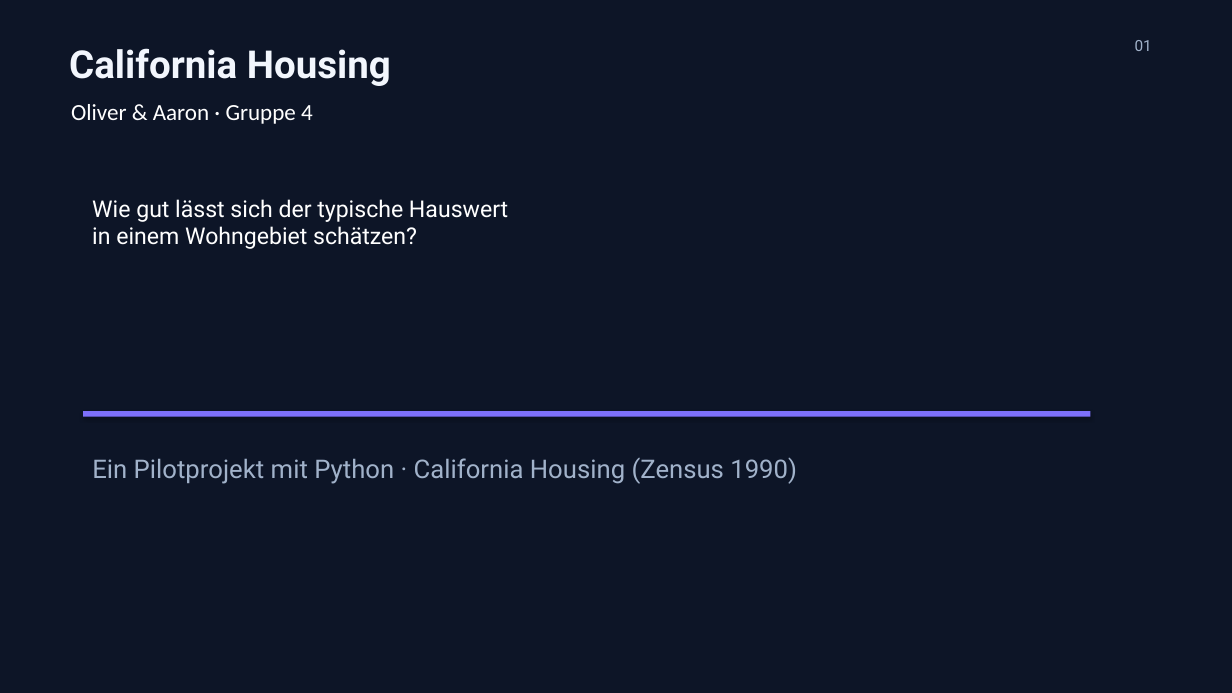
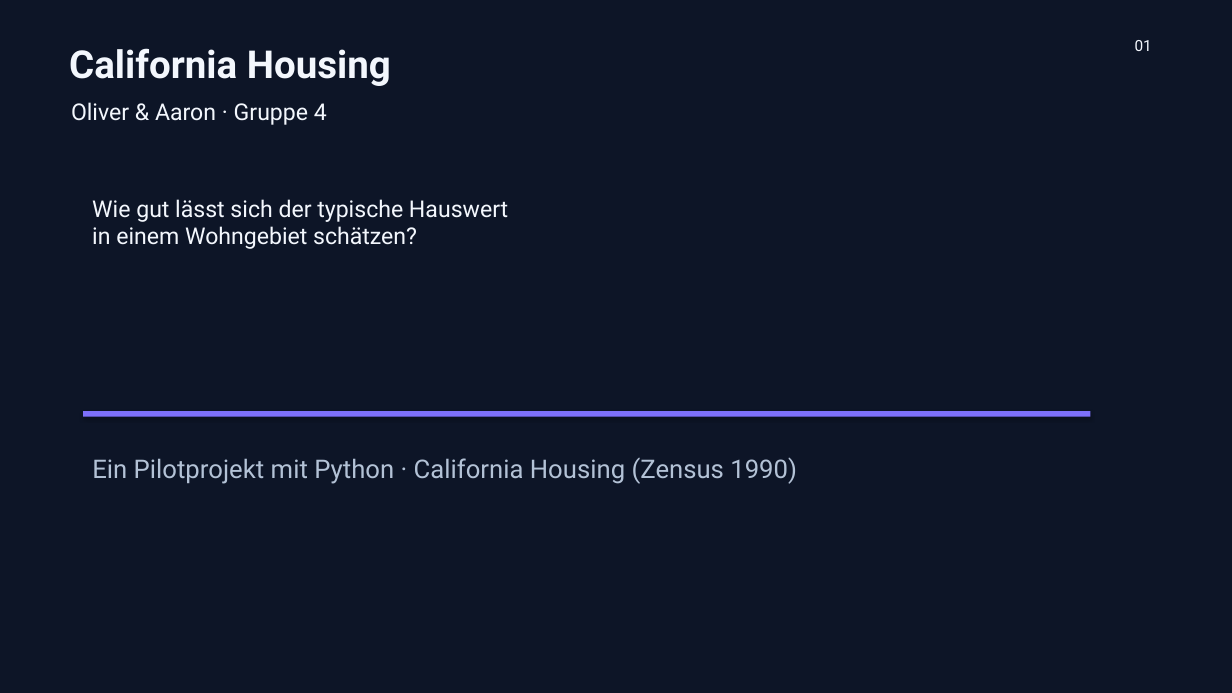
Before and after one commit to aaronddecker/california-housing-ml, a slide deck: slide 1 of presentation/abschlusspraesentation.pptx. Drawn at 1232x693 pixels with LibreOffice and Linux fonts; fonts in the diff are those of the drawing. Boxes give left, top, right and bottom in pixels: in the first picture for what was removed or moved away, otherwise in the second. Text is boxed around its words. In the diff, an @@ line names an element or a change of style, - is before the commit and + after.

```diff
--- a/presentation/abschlusspraesentation.pptx
+++ b/presentation/abschlusspraesentation.pptx
@@ text "01" at (1135, 40, 1152, 51): text colour #A1B2CA to #F3F7FD @@
@@ text "Oliver & Aaron · Gruppe ..." at (71, 102, 327, 125): font Calibri to Roboto, text colour #FFFFFF to #F3F7FD @@
@@ text "Ein Pilotprojekt mit Python · ..." at (92, 457, 797, 484): text colour #A1B2CA to #B3C2D6 @@
```
Also in this commit, not shown: 7 other slides changed.
